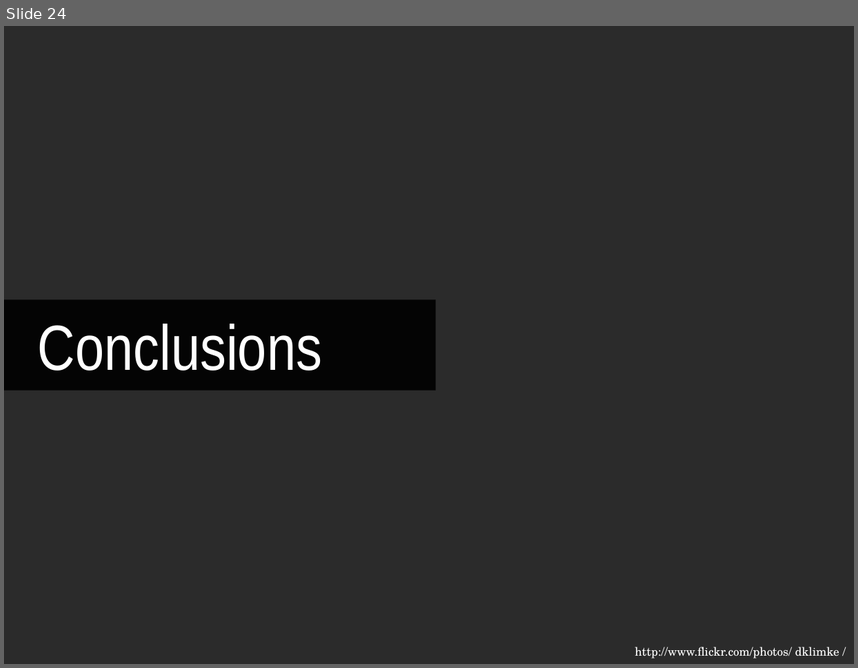
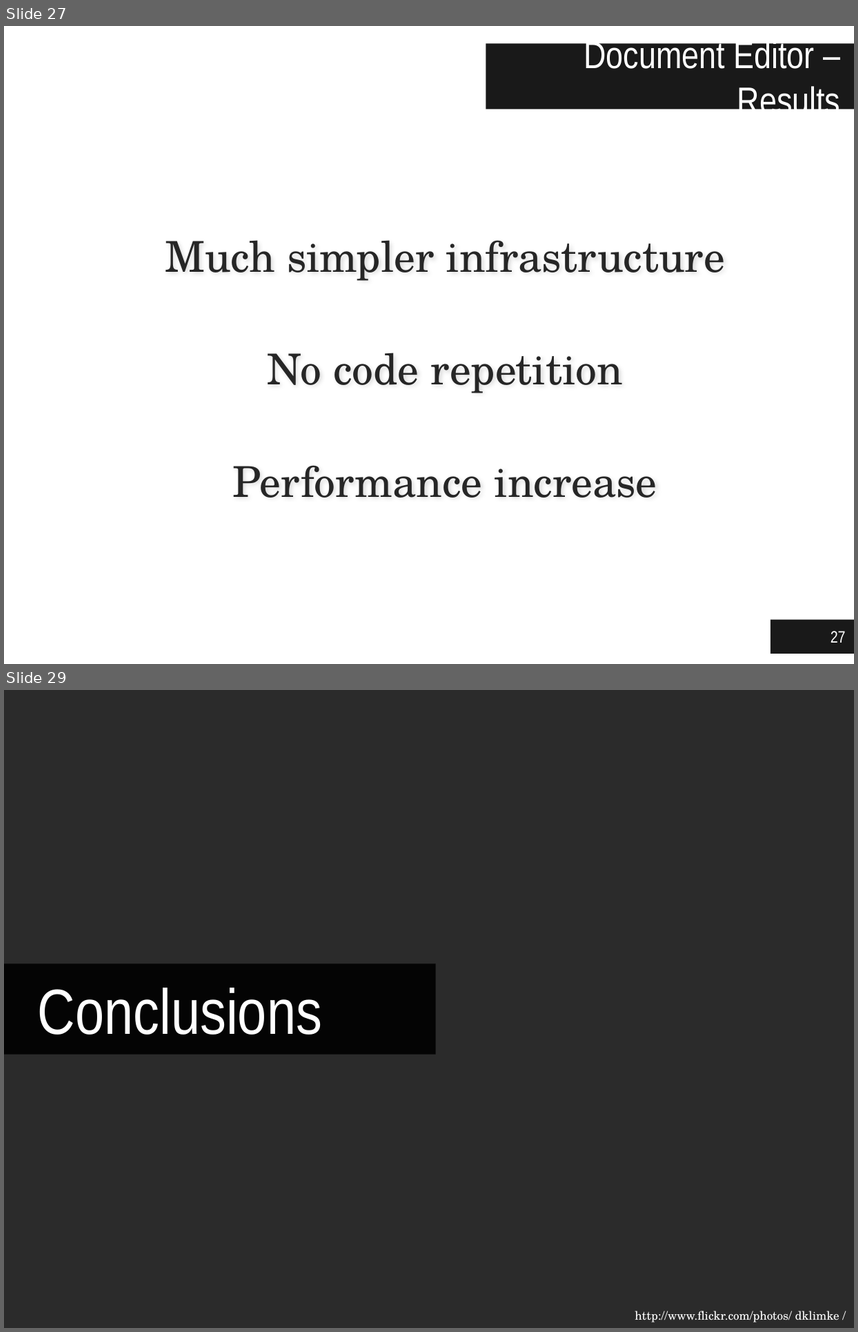
Before and after one commit to jgradim/thesis, a slide deck: presentations/jgradim-presentation.pptx. Shown one above the other, each under a label of ours: slide 24 before the commit, slides 27 and 29 after it; the slides between them are not shown. The pictures are 858x668 and 858x1332 pixels, drawn with LibreOffice and Linux fonts; fonts in the diff are those of the drawing; background and template pictures are left out; a plain dark background stands for a picture behind light text. Boxes give left, top, right and bottom in pixels: in the first picture for what was removed or moved away, otherwise in the second. Text is boxed around its words. In the diff, an @@ line names an element or a change of style, - is before the commit and + after.

```diff
--- a/presentations/jgradim-presentation.pptx
+++ b/presentations/jgradim-presentation.pptx
@@ slide 27 added at bbox=[4, 26, 854, 664], background #FFFFFF @@
@@ title added at bbox=[486, 44, 854, 109], fill #000000 at 90% opacity, 32 pt, text #FFFFFF @@
+Document Editor – Results
@@ text added at bbox=[165, 240, 725, 497], 36 pt, text #262626 @@
+Much simpler infrastructure
+No code repetition
+Performance increase
@@ page number added at bbox=[771, 619, 854, 653], fill #000000 at 90% opacity, 14 pt, text #FFFFFF @@
+27
@@ what was slide 24 is now slide 29 @@
```
Also in this commit, not shown: 23 slides changed, 6 other slides added, 2 slides removed.
